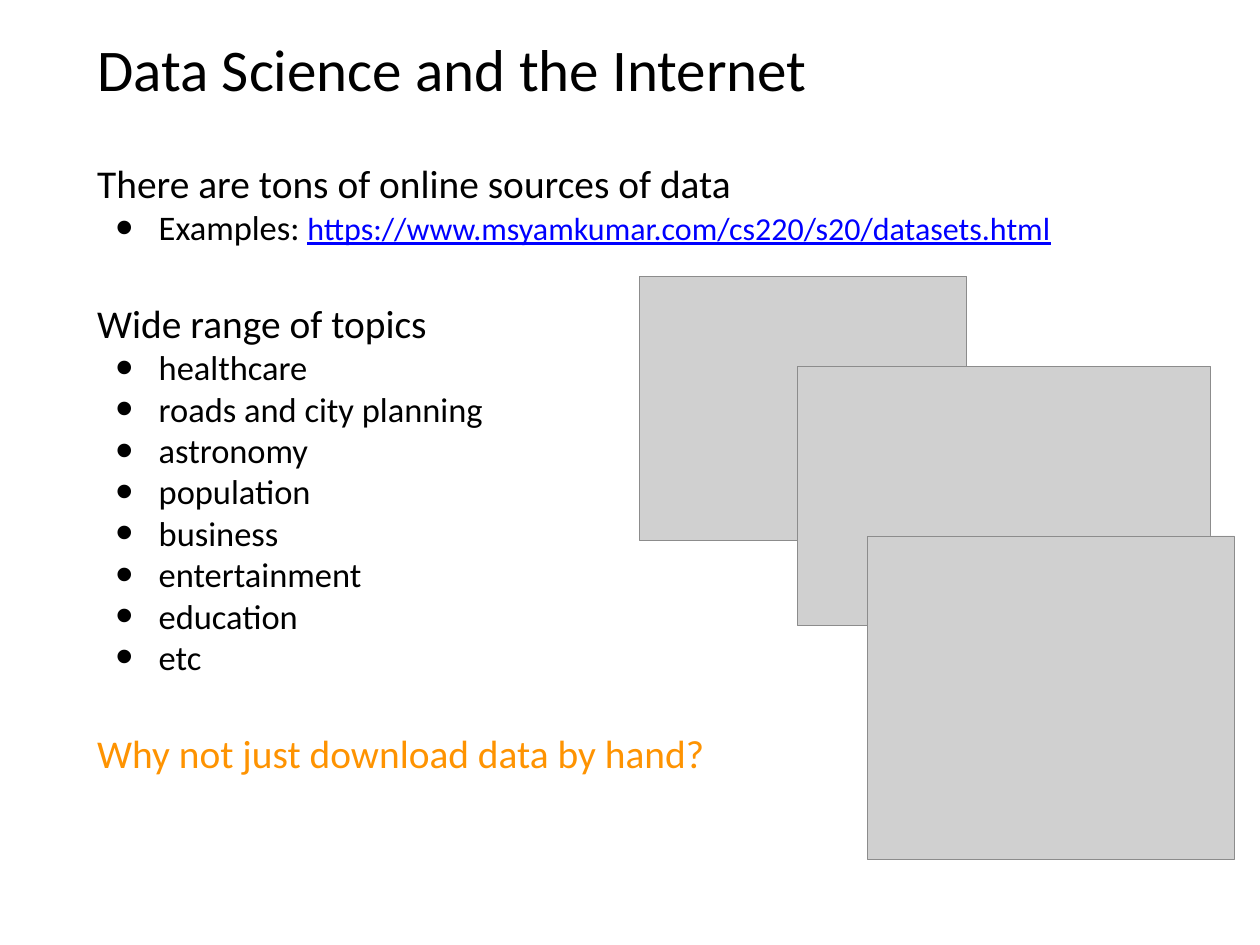
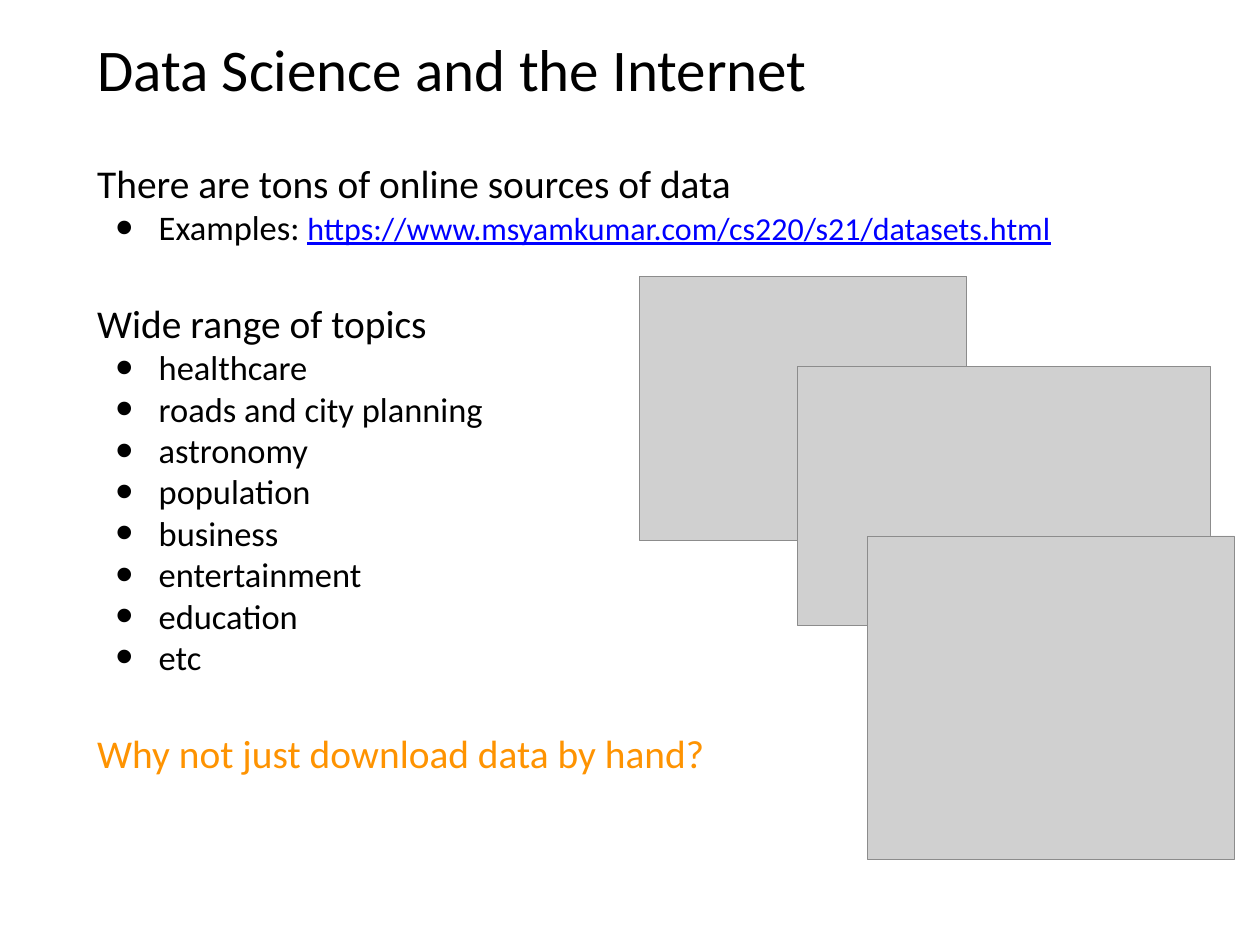
Before and after one commit to tylerharter/caraza-harter-com, a slide deck: slide 5 of tyler/meena/cs220/s21/materials/lec_31_S21.pptx. Drawn at 1260x945 pixels with LibreOffice and Linux fonts; fonts in the diff are those of the drawing; grey boxes stand for pictures. Boxes give left, top, right and bottom in pixels: in the first picture for what was removed or moved away, otherwise in the second. Text is boxed around its words. In the diff, an @@ line names an element or a change of style, - is before the commit and + after.

```diff
--- a/tyler/meena/cs220/s21/materials/lec_31_S21.pptx
+++ b/tyler/meena/cs220/s21/materials/lec_31_S21.pptx
@@ text at <box>159,216,1050,246</box>: text changed @@
-• Examples: https://www.msyamkumar.com/cs220/s20/datasets.html
+• Examples: https://www.msyamkumar.com/cs220/s21/datasets.html
```
Also in this commit, not shown: 5 other slides changed, 8 other files.
